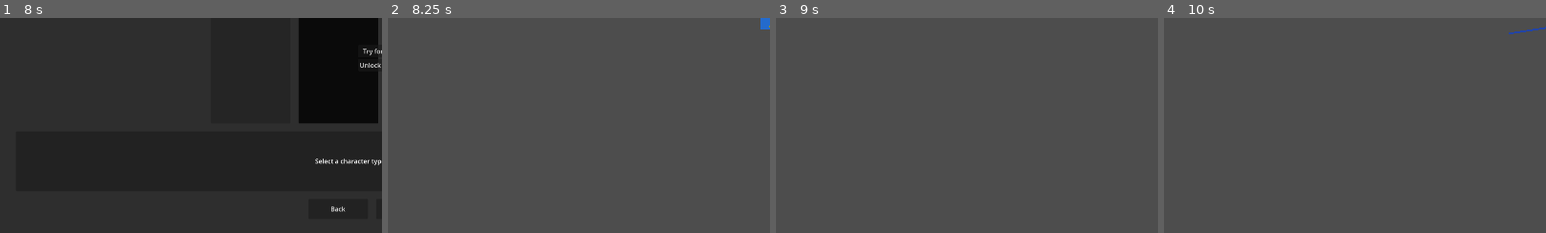
Above: before the commit, frames 1-4 (left to right).
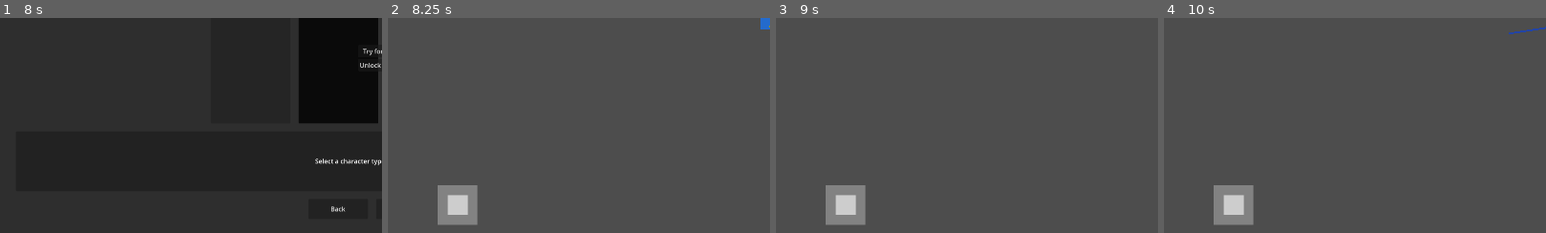
Above: after the commit, the same moments.

Repository: alanjayspector/scrap-survivor-godot
Game: Godot game, scene res://scenes/ui/character_selection.tscn
Two runs of this game, one before a commit and one after it. Both use one fixed random seed, a clock stepped at 60 frames per second and the inputs below.
Inputs (mouse positions are % of the whole screen's width and height, from its top left):
- Up to frame 1 (8 s): click "Select" at 0.5 s; click "Select" at 1.25 s; click "Try for 1 Run" at 2 s; click "Unlock Forever" at 2.75 s; click "Select" at 3.5 s; click "Try for 1 Run" at 4.25 s; click "Unlock Forever" at 5 s; click "Select" at 5.75 s; click "Try for 1 Run" at 6.5 s; click "Unlock Forever" at 7.25 s
- Up to frame 2 (8.25 s): click "Create Character" at 8 s
- Up to frame 3 (9 s): tap Enter at 8.75 s; move the mouse to (72, 45) at 8.77 s; hold D (move_right) from 8.78 s (still down); hold Shift from 8.78 s (still down); click (72, 45) at 8.92 s
- Up to frame 4 (10 s): release D (move_right) at 9.5 s; release Shift at 9.5 s; drag from (30, 55) to (70, 45) at 9.52 s
The pictures show only the part of the screen within x 0-50%, y 50-100%; the shares and areas given below are measured in that part.

Frame 1 is identical in both runs. In frame 2, 2.0% of the frame differs, in the area x 13-24%, y 77-97%; in frame 3, 2.0%; in frame 4, 2.0%.

Commit message:
feat: implement mobile touch controls for iOS/Android gameplay
Adds virtual joystick for touch-based player movement following the mobile touch controls plan.

Implementation:
- Created VirtualJoystick scene and script with touch/drag input handling
- Updated Player to support both touch (mobile) and keyboard (desktop) input
- Added joystick to Wasteland scene UI layer with z-index 100
- Player prioritizes touch input when active, falls back to keyboard

Features:
- 50px max distance from joystick center
- Smooth normalized direction vector for movement
- Semi-transparent visual feedback (base circle + draggable stick)
- Positioned in bottom-left corner for thumb accessibility
- Connected via signal system (direction_changed)

Testing:
- All 449 tests passing
- Code quality checks passed (gdlint, gdformat)
- No regressions in existing functionality
- Desktop keyboard controls still functional

Next: Export to iOS, test on device, distribute via TestFlight

🤖 Generated with [Claude Code](https://claude.com/claude-code)

Co-Authored-By: Claude <noreply@anthropic.com>

Diff:
--- a/scenes/game/wasteland.tscn
+++ b/scenes/game/wasteland.tscn
@@ -1,10 +1,11 @@
-[gd_scene load_steps=6 format=3 uid="uid://c4vwm8p3qw1yd"]
+[gd_scene load_steps=7 format=3 uid="uid://c4vwm8p3qw1yd"]
 
 [ext_resource type="Script" path="res://scenes/game/wasteland.gd" id="1_wasteland"]
 [ext_resource type="Script" path="res://scripts/systems/wave_manager.gd" id="2_wave_manager"]
 [ext_resource type="PackedScene" uid="uid://cqy8j7xvx3kh5" path="res://scenes/ui/hud.tscn" id="3_hud"]
 [ext_resource type="Script" path="res://scenes/ui/wave_complete_screen.gd" id="3_wave_complete_screen"]
 [ext_resource type="Script" path="res://scenes/ui/game_over_screen.gd" id="4_game_over_screen"]
+[ext_resource type="PackedScene" uid="uid://ccvk0p2xb8iny" path="res://scenes/ui/virtual_joystick.tscn" id="5_virtual_joystick"]
 
 [node name="Wasteland" type="Node2D"]
 script = ExtResource("1_wasteland")
@@ -28,6 +29,9 @@
 [node name="UI" type="CanvasLayer" parent="."]
 
 [node name="HUD" parent="UI" instance=ExtResource("3_hud")]
+
+[node name="VirtualJoystick" parent="UI" instance=ExtResource("5_virtual_joystick")]
+z_index = 100
 
 [node name="WaveCompleteScreen" type="Panel" parent="UI" groups=["wave_complete_screen"]]
 visible = false
--- /dev/null
+++ b/scenes/ui/virtual_joystick.tscn
@@ -0,0 +1,40 @@
+[gd_scene load_steps=2 format=3 uid="uid://ccvk0p2xb8iny"]
+
+[ext_resource type="Script" path="res://scripts/ui/virtual_joystick.gd" id="1_virtual_joystick"]
+
+[node name="VirtualJoystick" type="Control"]
+layout_mode = 3
+anchors_preset = 0
+offset_right = 150.0
+offset_bottom = 150.0
+script = ExtResource("1_virtual_joystick")
+
+[node name="Base" type="ColorRect" parent="."]
+layout_mode = 1
+anchors_preset = 8
+anchor_left = 0.5
+anchor_top = 0.5
+anchor_right = 0.5
+anchor_bottom = 0.5
+offset_left = -50.0
+offset_top = -50.0
+offset_right = 50.0
+offset_bottom = 50.0
+grow_horizontal = 2
+grow_vertical = 2
+color = Color(1, 1, 1, 0.3)
+
+[node name="Stick" type="ColorRect" parent="."]
+layout_mode = 1
+anchors_preset = 8
+anchor_left = 0.5
+anchor_top = 0.5
+anchor_right = 0.5
+anchor_bottom = 0.5
+offset_left = -25.0
+offset_top = -25.0
+offset_right = 25.0
+offset_bottom = 25.0
+grow_horizontal = 2
+grow_vertical = 2
+color = Color(1, 1, 1, 0.6)
--- a/scripts/entities/player.gd
+++ b/scripts/entities/player.gd
@@ -35,6 +35,9 @@
 var damage_flash_timer: float = 0.0
 var damage_flash_duration: float = 0.1
 
+## Touch input (mobile controls)
+var touch_movement_direction: Vector2 = Vector2.ZERO
+
 ## DEBUG: Weapon switching state (REMOVE BEFORE SHIPPING!)
 var _last_pressed_key: int = -1
 
@@ -63,6 +66,12 @@
 	# Add to player group
 	add_to_group("player")
 	print("[Player] Added to 'player' group")
+
+	# Connect to virtual joystick if it exists (mobile controls)
+	var joystick = get_tree().get_first_node_in_group("virtual_joystick")
+	if joystick:
+		joystick.direction_changed.connect(_on_joystick_direction_changed)
+		print("[Player] Connected to virtual joystick")
 
 	GameLogger.info("Player initialized", {"character_id": character_id})
 	print("[Player] _ready() complete")
@@ -118,8 +127,17 @@
 	if spinup_timer >= SPINUP_RESET_TIME:
 		consecutive_shots = 0
 
-	# WASD movement
-	var input_direction = Input.get_vector("move_left", "move_right", "move_up", "move_down")
+	# Get input direction (touch OR keyboard)
+	var input_direction: Vector2 = Vector2.ZERO
+
+	if touch_movement_direction != Vector2.ZERO:
+		# Use touch input if active (mobile)
+		input_direction = touch_movement_direction
+	else:
+		# Fall back to keyboard (desktop)
+		input_direction = Input.get_vector("move_left", "move_right", "move_up", "move_down")
+
+	# Apply movement
 	var speed = stats.get("speed", 200)
 	velocity = input_direction * speed
 	move_and_slide()
@@ -409,6 +427,11 @@
 	return
 
 
+func _on_joystick_direction_changed(direction: Vector2) -> void:
+	"""Handle virtual joystick direction changes (mobile controls)"""
+	touch_movement_direction = direction
+
+
 func get_stat(stat_name: String) -> float:
 	"""Get a stat value"""
 	return stats.get(stat_name, 0)
--- /dev/null
+++ b/scripts/ui/virtual_joystick.gd
@@ -0,0 +1,48 @@
+extends Control
+
+class_name VirtualJoystick
+
+signal direction_changed(direction: Vector2)
+
+@onready var base: ColorRect = $Base
+@onready var stick: ColorRect = $Stick
+
+var is_pressed: bool = false
+var max_distance: float = 50.0  # pixels from center
+var current_direction: Vector2 = Vector2.ZERO
+
+
+func _ready() -> void:
+	# Add to group for player to find
+	add_to_group("virtual_joystick")
+
+	# Position in bottom-left corner
+	position = Vector2(100, get_viewport_rect().size.y - 150)
+
+
+func _gui_input(event: InputEvent) -> void:
+	if event is InputEventScreenTouch:
+		if event.pressed:
+			is_pressed = true
+			_update_stick_position(event.position)
+		else:
+			is_pressed = false
+			stick.position = Vector2.ZERO
+			current_direction = Vector2.ZERO
+			direction_changed.emit(Vector2.ZERO)
+
+	elif event is InputEventScreenDrag and is_pressed:
+		_update_stick_position(event.position)
+
+
+func _update_stick_position(touch_pos: Vector2) -> void:
+	var center: Vector2 = base.size / 2
+	var offset: Vector2 = touch_pos - center
+
+	# Clamp to max distance
+	if offset.length() > max_distance:
+		offset = offset.normalized() * max_distance
+
+	stick.position = offset
+	current_direction = offset.normalized() if offset.length() > 0 else Vector2.ZERO
+	direction_changed.emit(current_direction)
